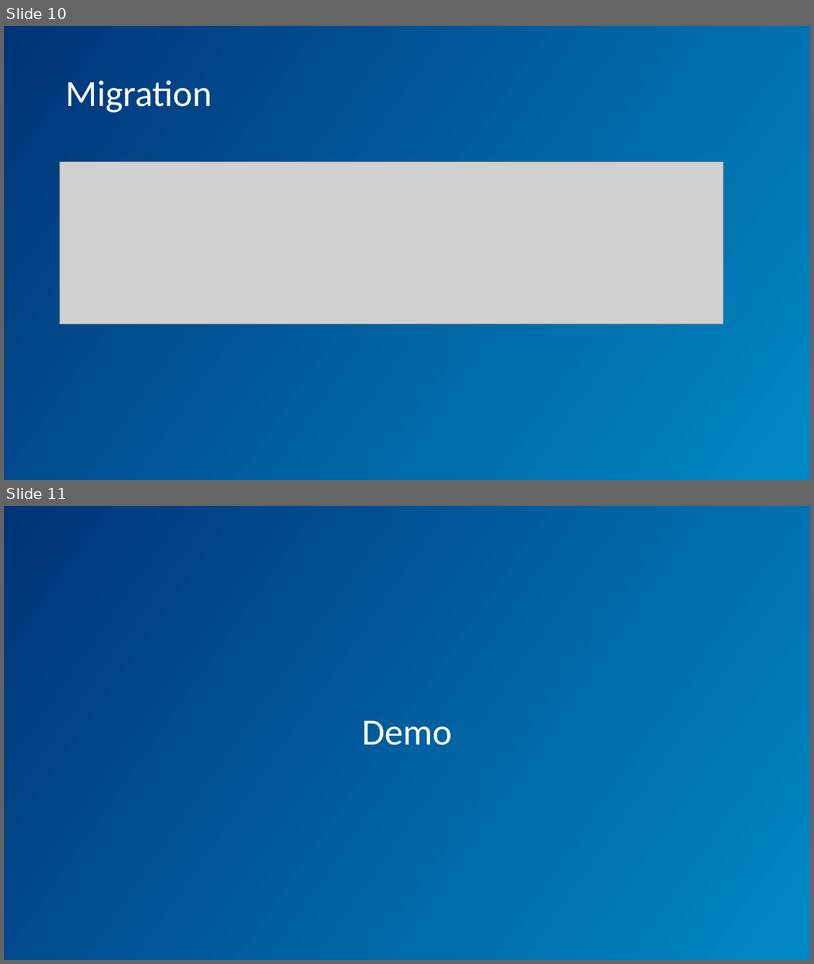
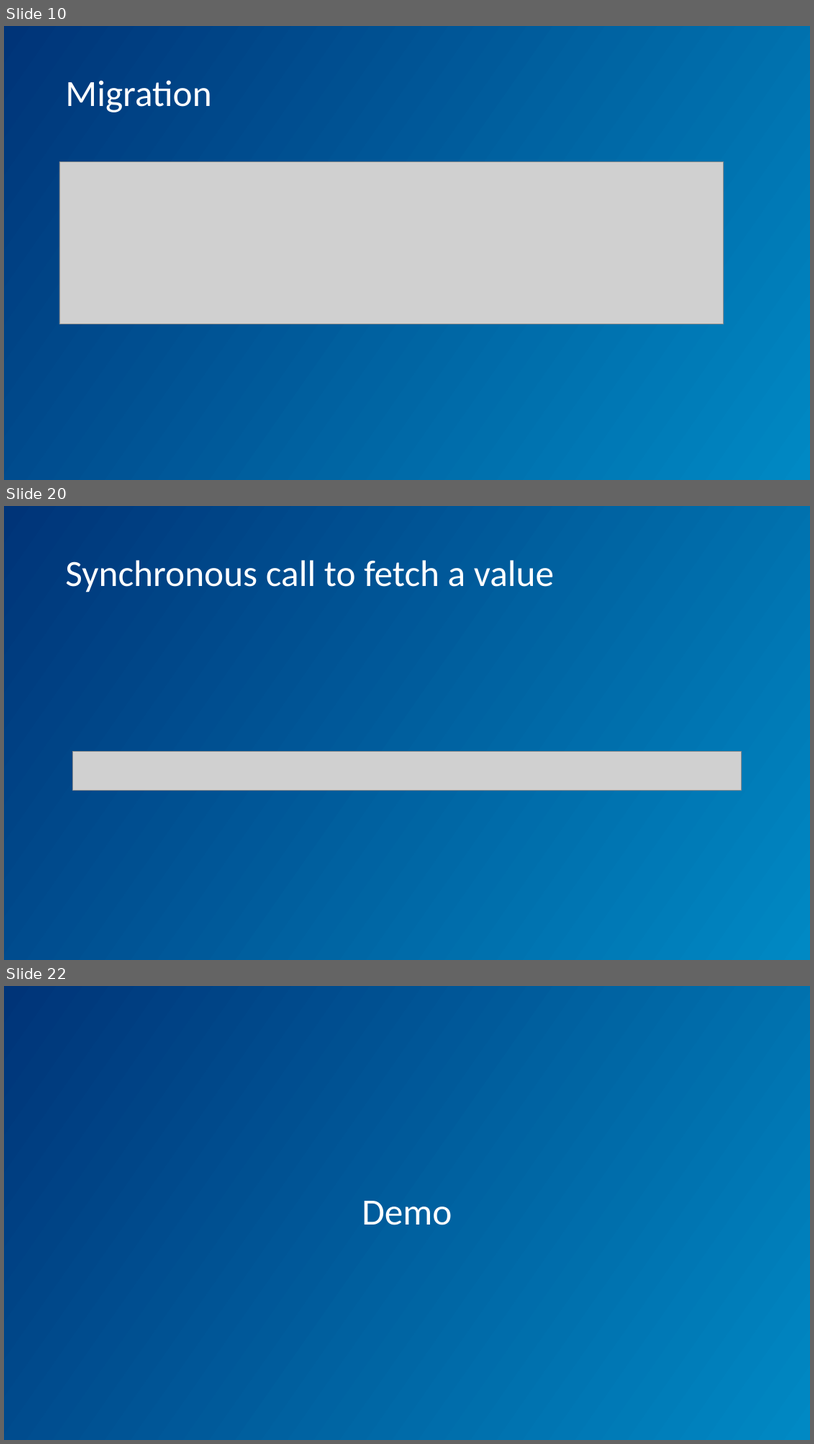
Before and after one commit to pratik-philips/DataStore-Android-Demo, a slide deck: DataStore.pptx. Shown one above the other, each under a label of ours: slides 10 and 11 before the commit, slides 10, 20 and 22 after it; the slides between them are not shown. The pictures are 814x964 and 814x1444 pixels, drawn with LibreOffice and Linux fonts; fonts in the diff are those of the drawing; grey boxes stand for pictures; background and template pictures are left out. Boxes give left, top, right and bottom in pixels: in the first picture for what was removed or moved away, otherwise in the second. Text is boxed around its words. In the diff, an @@ line names an element or a change of style, - is before the commit and + after.

```diff
--- a/DataStore.pptx
+++ b/DataStore.pptx
@@ slide 20 added at (4, 506, 810, 960), background gradient #003478 to #0089C4 @@
@@ title added at (65, 560, 554, 592), 44 pt, text #FFFFFF @@
+Synchronous call to fetch a value
@@ picture added at (73, 752, 742, 790) @@
@@ what was slide 11 is now slide 22 @@
```
Also in this commit, not shown: 1 slide changed, 10 other slides added, 4 other files.
